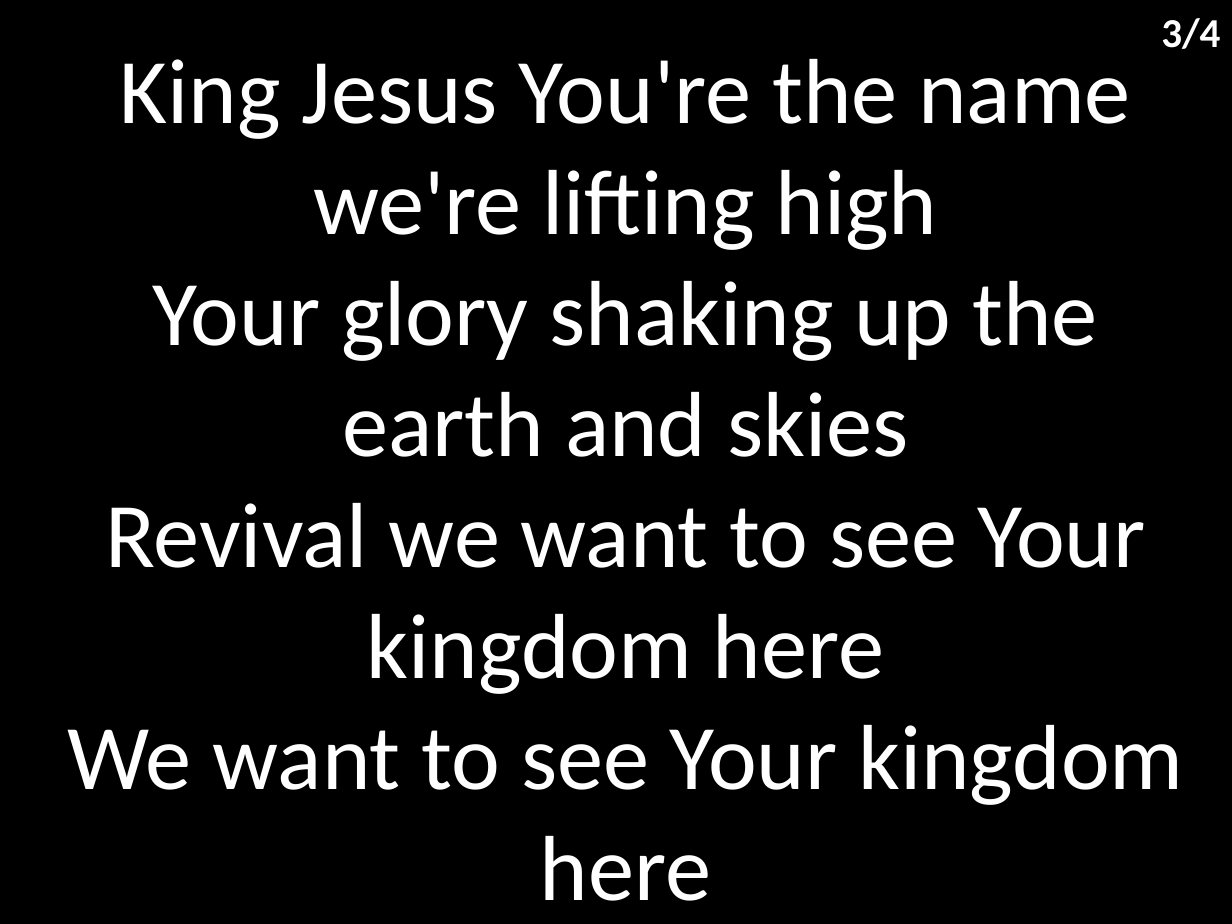
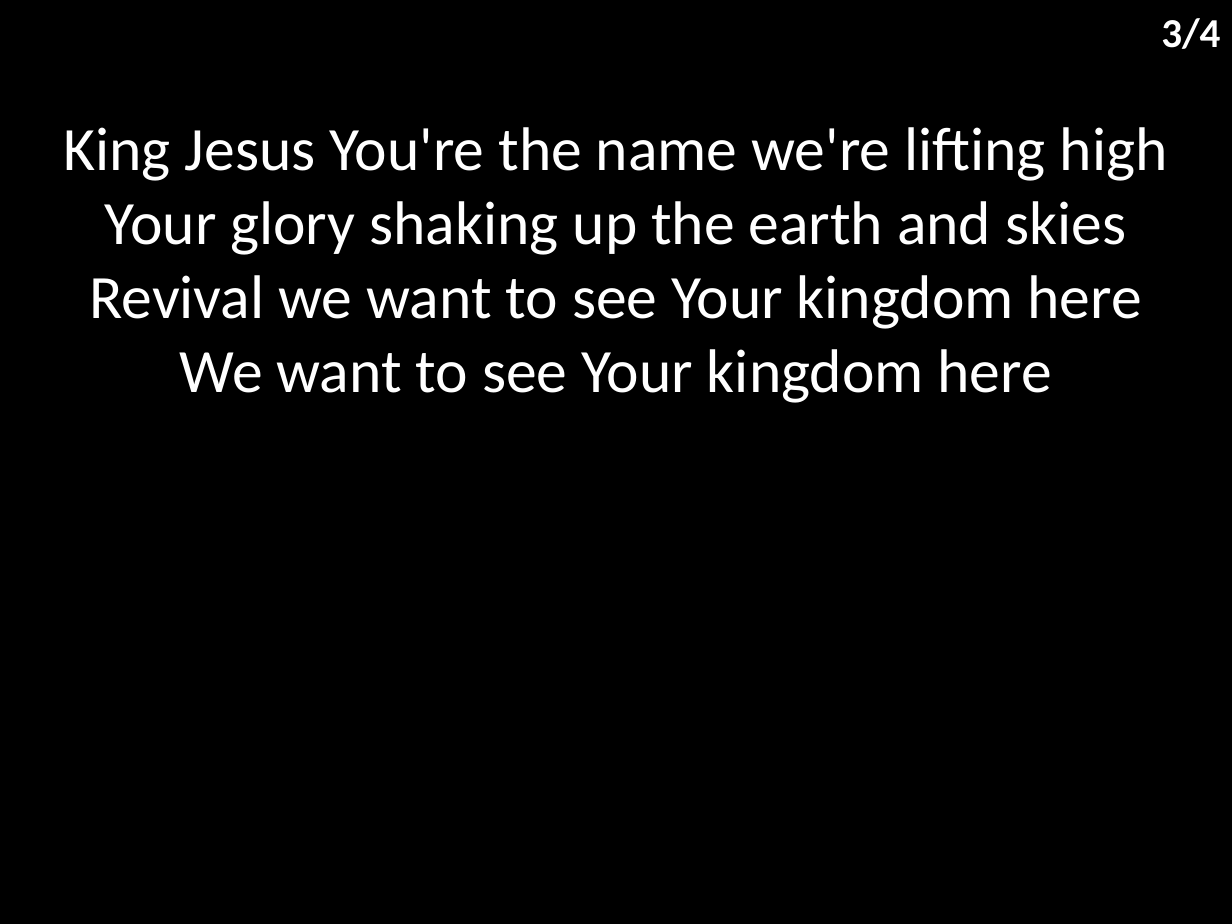
Before and after one commit to hoo-are-ya/worship, a slide deck: slide 4 of docs/songs/spirit break out.pptx. Drawn at 1232x924 pixels with LibreOffice and Linux fonts; fonts in the diff are those of the drawing. Boxes give left, top, right and bottom in pixels: in the first picture for what was removed or moved away, otherwise in the second. Text is boxed around its words. In the diff, an @@ line names an element or a change of style, - is before the commit and + after.

```diff
--- a/docs/songs/spirit break out.pptx
+++ b/docs/songs/spirit break out.pptx
@@ subtitle "King Jesus You're the name ..." moved from (x1=67, y1=59, x2=1183, y2=901) to (x1=64, y1=127, x2=1168, y2=403) @@
@@ subtitle "King Jesus You're the name ..." at (x1=64, y1=127, x2=1168, y2=403): size 54 to 36 pt; less space between paragraphs @@
```
Also in this commit, not shown: 4 other slides changed, 5 other files.
